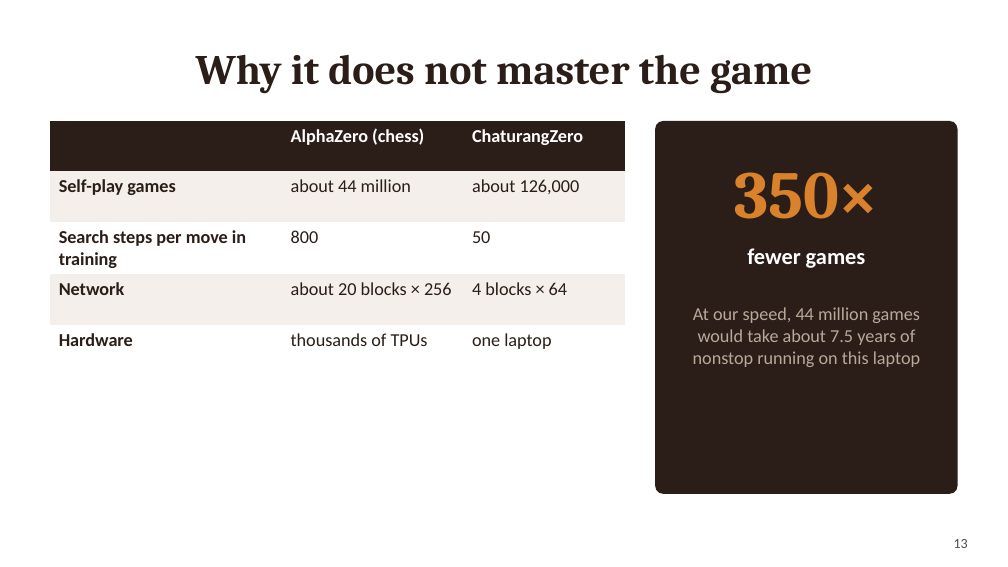
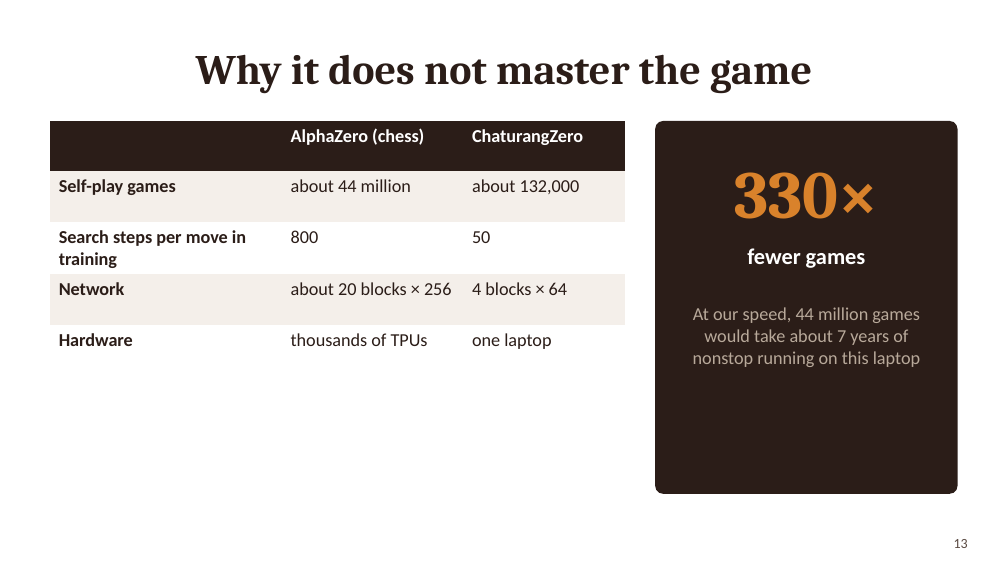
Before and after one commit to f20241463-cmd/CS-F407-chaturanga, a slide deck: slide 13 of report/ChaturangZero_Slides.pptx. Drawn at 1008x567 pixels with LibreOffice and Linux fonts; fonts in the diff are those of the drawing. Boxes give left, top, right and bottom in pixels: in the first picture for what was removed or moved away, otherwise in the second. Text is boxed around its words. In the diff, an @@ line names an element or a change of style, - is before the commit and + after.

```diff
--- a/report/ChaturangZero_Slides.pptx
+++ b/report/ChaturangZero_Slides.pptx
@@ table at (50,121,625,353) @@
-row 2, column 3: about 126,000
+row 2, column 3: about 132,000
@@ text at (734,172,878,219): text changed @@
-350×
+330×
@@ text at (693,307,920,367): text changed @@
-At our speed, 44 million games would take about 7.5 years of nonstop running on this laptop
+At our speed, 44 million games would take about 7 years of nonstop running on this laptop
```
Also in this commit, not shown: 2 other slides changed, 31 other files.
